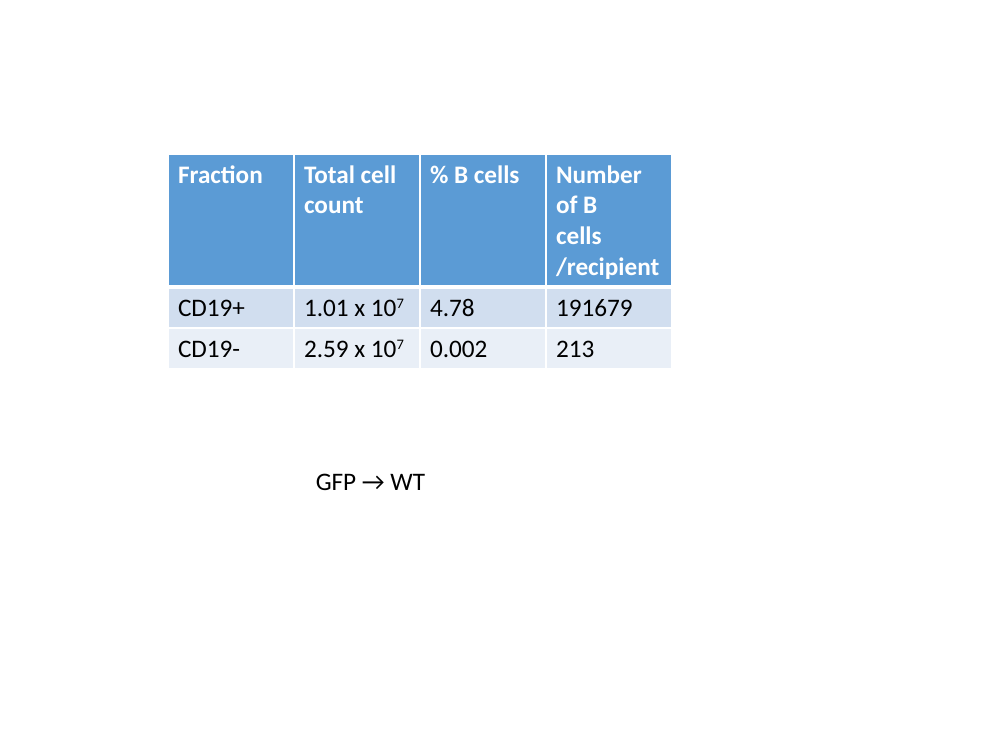
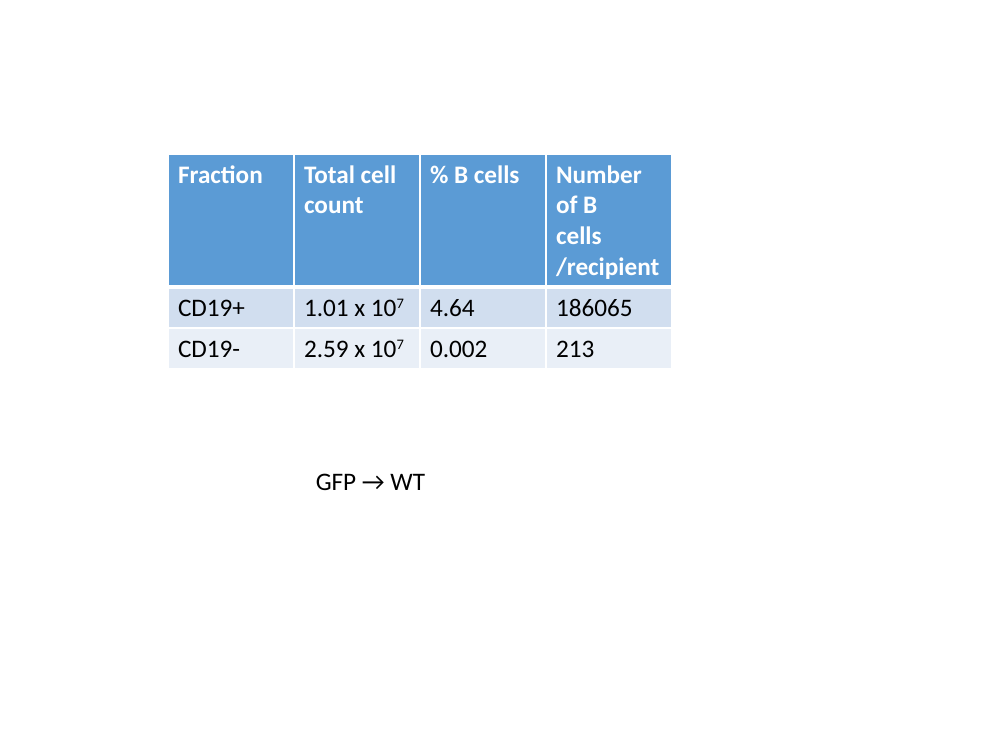
Before and after one commit to helendavies/msc-dissertation, a slide deck: slide 5 of Figures/Powerpoints/Donor cells and transfer setup.pptx. Drawn at 1008x756 pixels with LibreOffice and Linux fonts; fonts in the diff are those of the drawing. Boxes give left, top, right and bottom in pixels: in the first picture for what was removed or moved away, otherwise in the second. Text is boxed around its words. In the diff, an @@ line names an element or a change of style, - is before the commit and + after.

```diff
--- a/Figures/Powerpoints/Donor cells and transfer setup.pptx
+++ b/Figures/Powerpoints/Donor cells and transfer setup.pptx
@@ table at [168,154,672,361] @@
-row 2, column 3: 4.78
+row 2, column 3: 4.64
-row 2, column 4: 191679
+row 2, column 4: 186065
```
Also in this commit, not shown: 6 other files.
